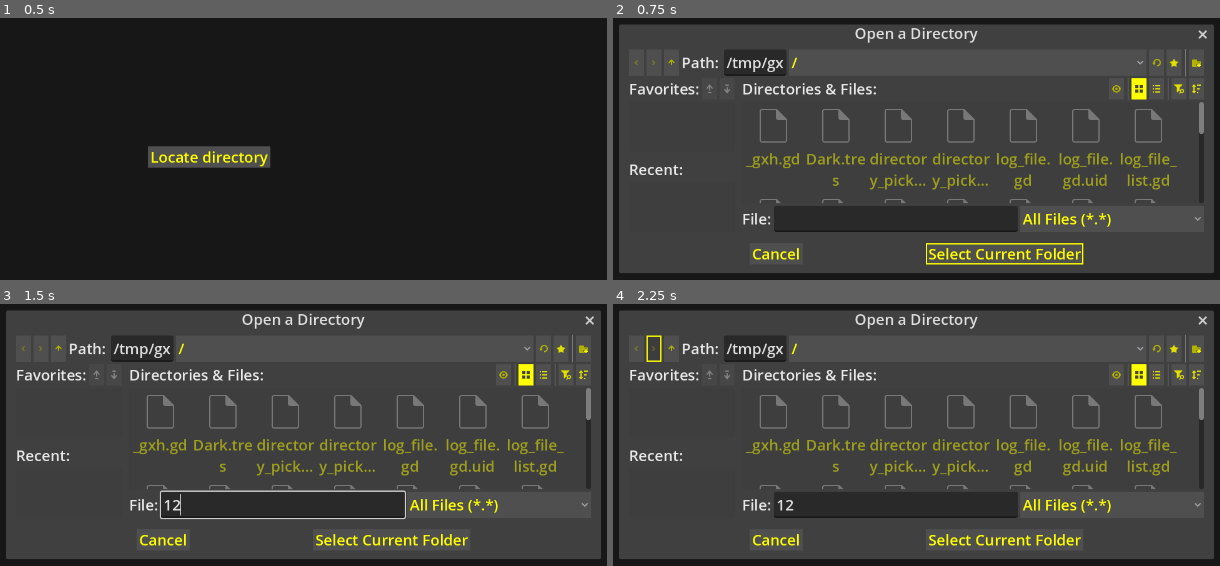
Above: before the commit, frames 1-4 (two rows, left to right).
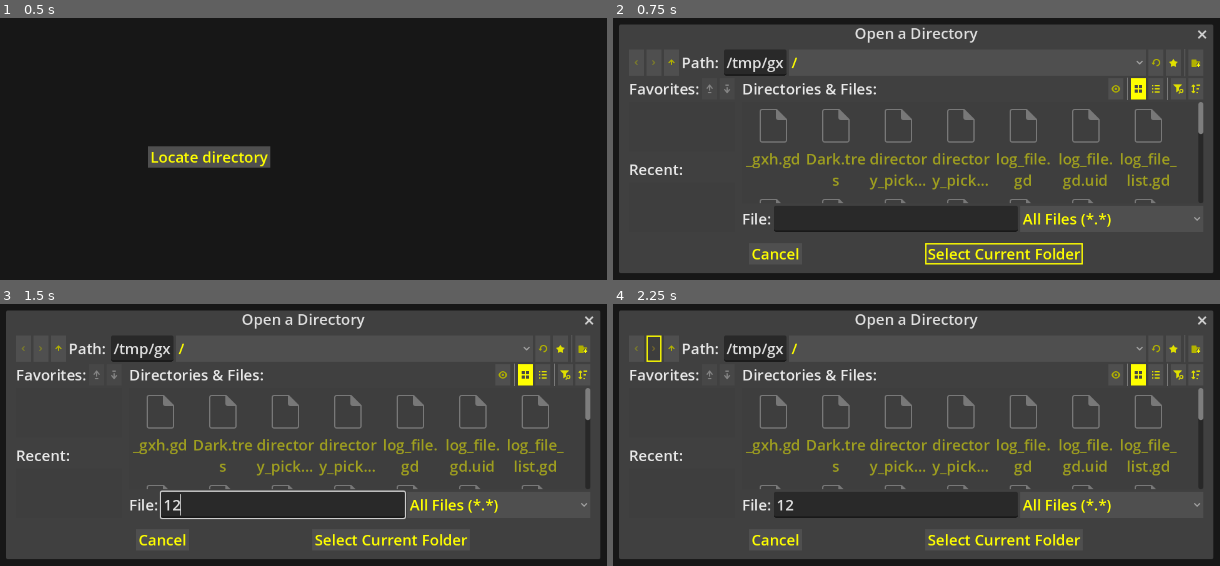
Above: after the commit, the same moments.

Repository: l1chorpe/cyberpunk-log-viewer
Game: Godot game, scene res://MainWindow.tscn
Same seed, same stepped clock (60 frames per second), same inputs: the game is played once before the commit and once after it.
Inputs (mouse positions are in pixels of both pictures, inside the frame that each line leads up to):
- Up to frame 1 (0.5 s): no input
- Up to frame 2 (0.75 s): click "Locate directory" at 0.5 s
- Up to frame 3 (1.5 s): click (285, 505) at 1.27 s; type "12" at 1.35 s
- Up to frame 4 (2.25 s): click (655, 348) at 2 s

Frame 1 is identical in both runs. In frame 2, 1.0% of the frame differs, in the area x 22-100%, y 3-97%; in frame 3, 0.9%; in frame 4, 0.9%.

Commit message:
fix: prevent Godot from looking for a nonexistent icon

Diff:
--- a/project.godot
+++ b/project.godot
@@ -11,12 +11,11 @@
 [application]
 
 config/name="Cyberpunk Log Viewer"
-config/version="1.0.0"
+config/version="1.0.1"
 run/main_scene="uid://cfvspu3407n0m"
-config/features=PackedStringArray("4.5", "C#", "Forward Plus")
+config/features=PackedStringArray("4.5", "Forward Plus")
 boot_splash/bg_color=Color(0.09019608, 0.09019608, 0.09019608, 1)
 boot_splash/show_image=false
-config/icon="res://icon.svg"
 
 [display]
 
